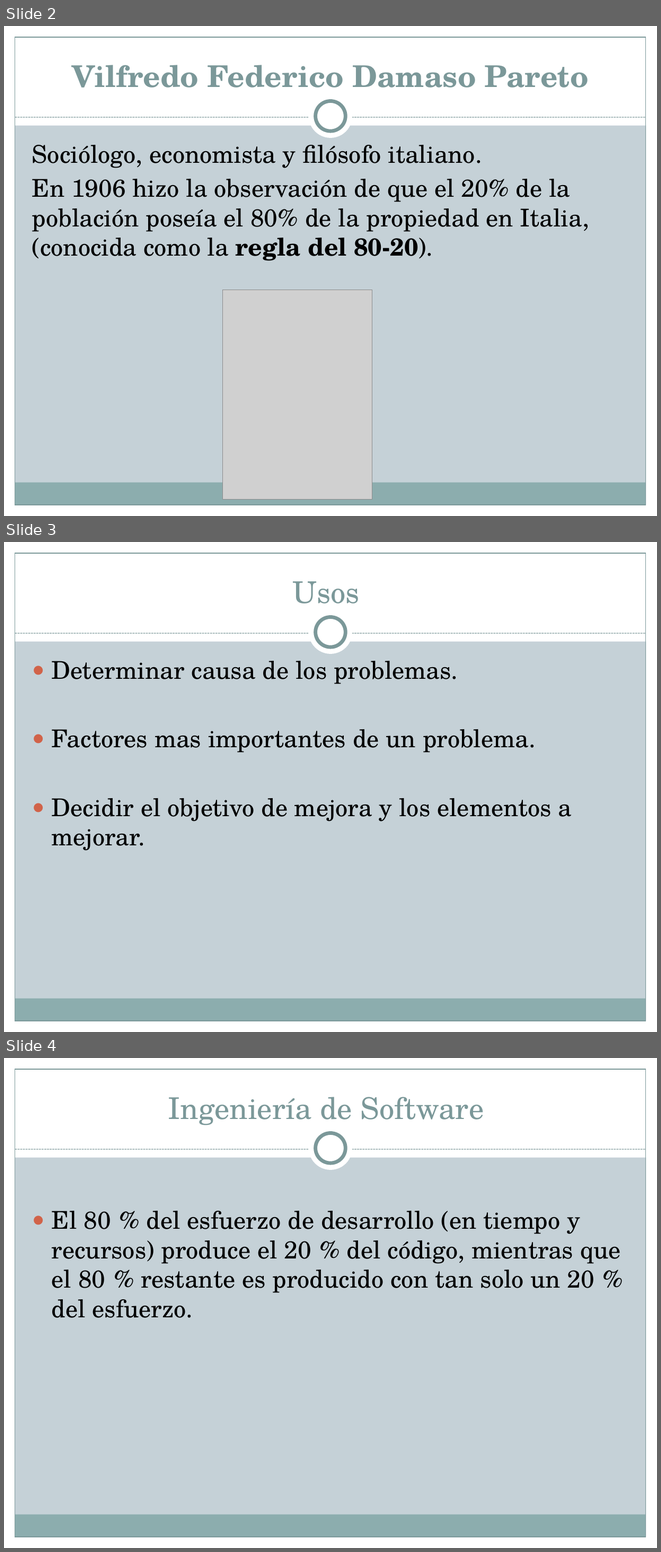
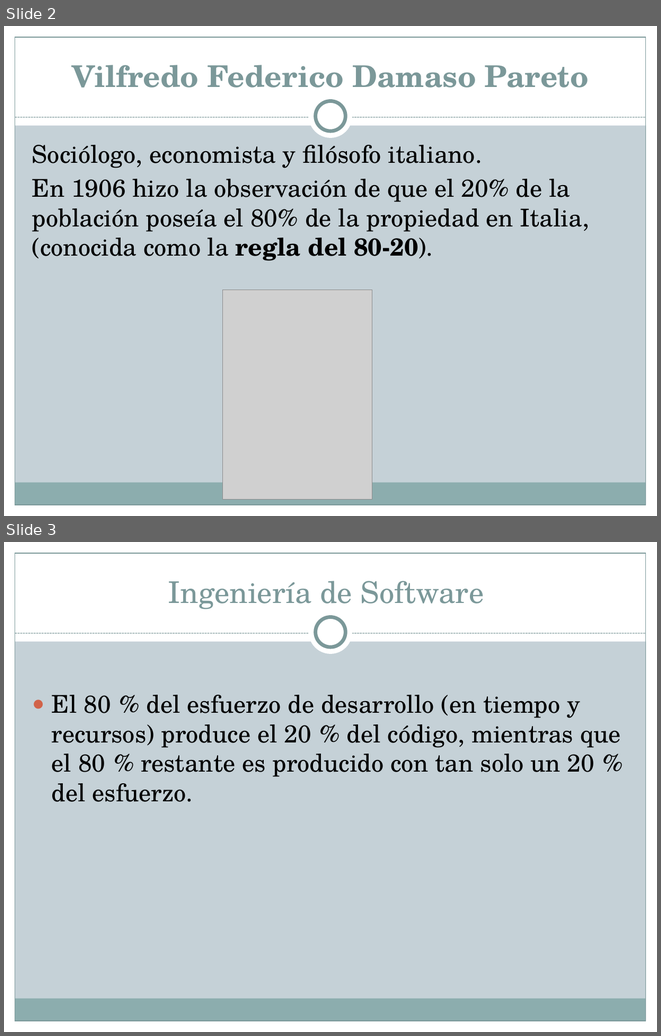
Before and after one commit to JulianAguilar/Equipo6AdminProy, a slide deck: tarea/Diagrama de Pareto.pptx. Shown one above the other, each under a label of ours: slides 2, 3 and 4 before the commit, slides 2 and 3 after it. The pictures are 661x1552 and 661x1036 pixels, drawn with LibreOffice and Linux fonts; fonts in the diff are those of the drawing; grey boxes stand for pictures. Boxes give left, top, right and bottom in pixels: in the first picture for what was removed or moved away, otherwise in the second. Text is boxed around its words. In the diff, an @@ line names an element or a change of style, - is before the commit and + after.

```diff
--- a/tarea/Diagrama de Pareto.pptx
+++ b/tarea/Diagrama de Pareto.pptx
@@ slide 3 removed at (4,542,657,1032), background #C5D1D7; not listed: 9 template elements that a slide beside it also shows @@
@@ title removed at (292,581,359,603) @@
-Usos
@@ text removed at (52,661,572,850) @@
-● Determinar causa de los problemas.
-● Factores mas importantes de un problema.
-● Decidir el objetivo de mejora y los elementos a mejorar.
@@ what was slide 4 is now slide 3 @@
```
Also in this commit, not shown: 3 slides added, 4 other files.
